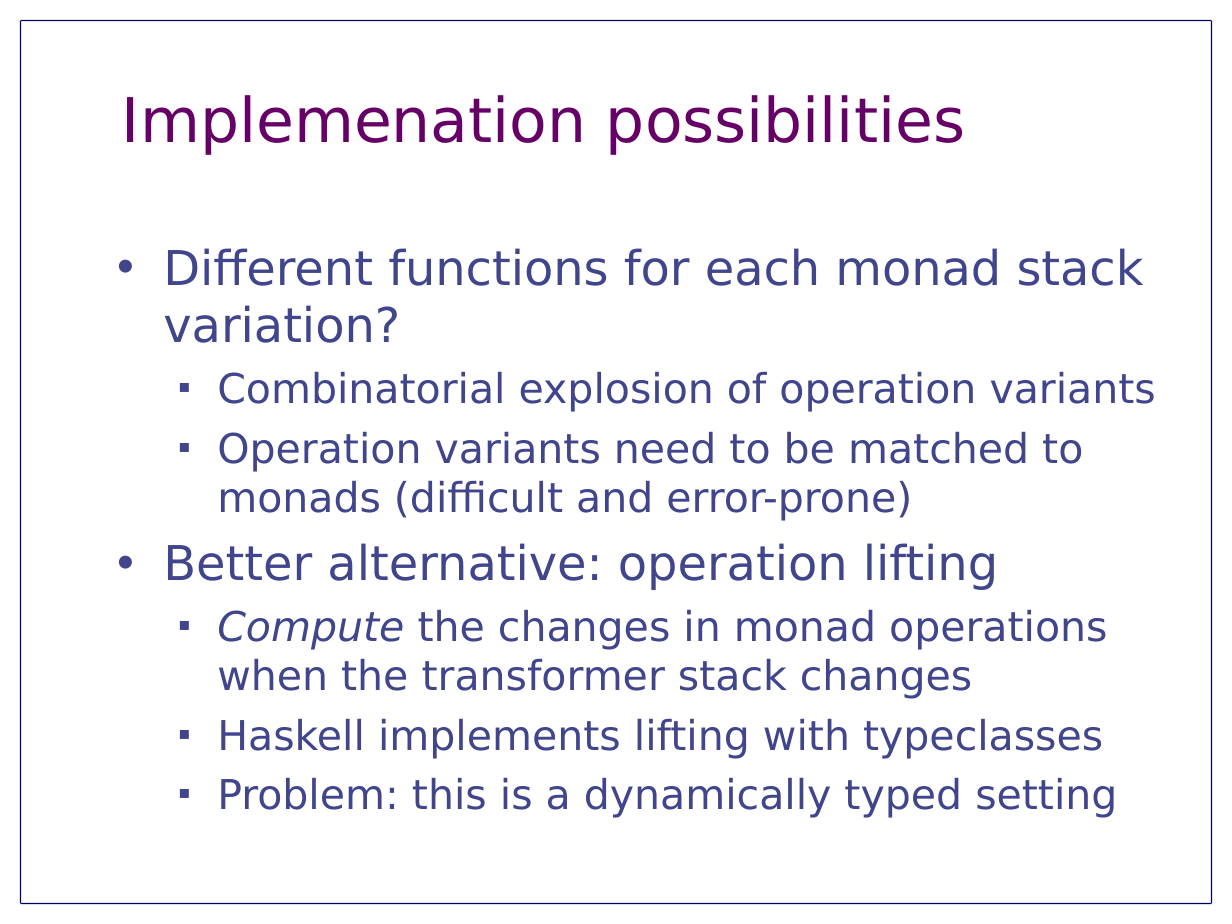
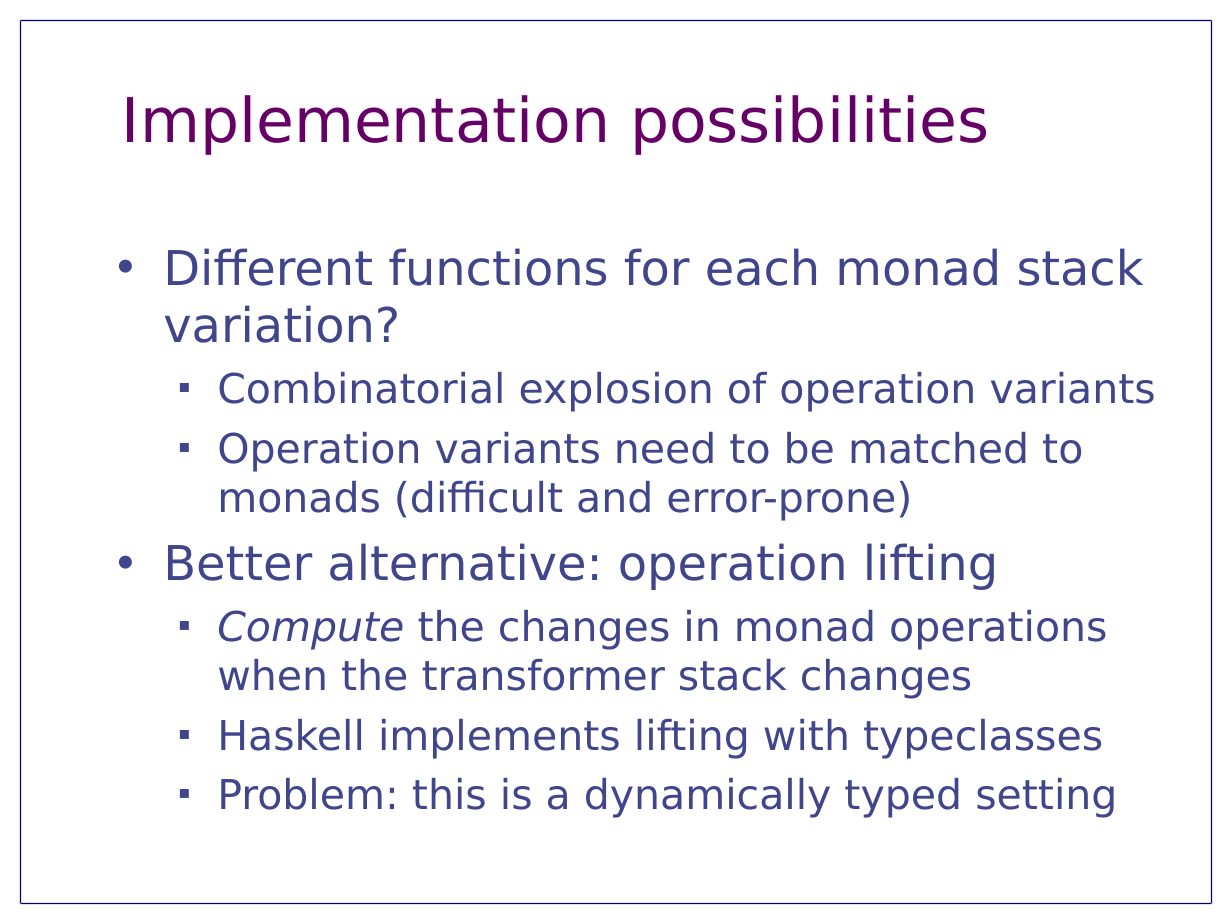
Before and after one commit to jnewbern/monad-tutorial, a slide deck: slide 3 of slides/NewMonads.odp. Drawn at 1232x924 pixels with LibreOffice and Linux fonts; fonts in the diff are those of the drawing. Boxes give left, top, right and bottom in pixels: in the first picture for what was removed or moved away, otherwise in the second. Text is boxed around its words. In the diff, an @@ line names an element or a change of style, - is before the commit and + after.

```diff
--- a/slides/NewMonads.odp
+++ b/slides/NewMonads.odp
@@ title at (x1=122, y1=95, x2=989, y2=155): text changed @@
-Implemenation possibilities
+Implementation possibilities
```
Also in this commit, not shown: 2 other slides changed, 1 other file.
